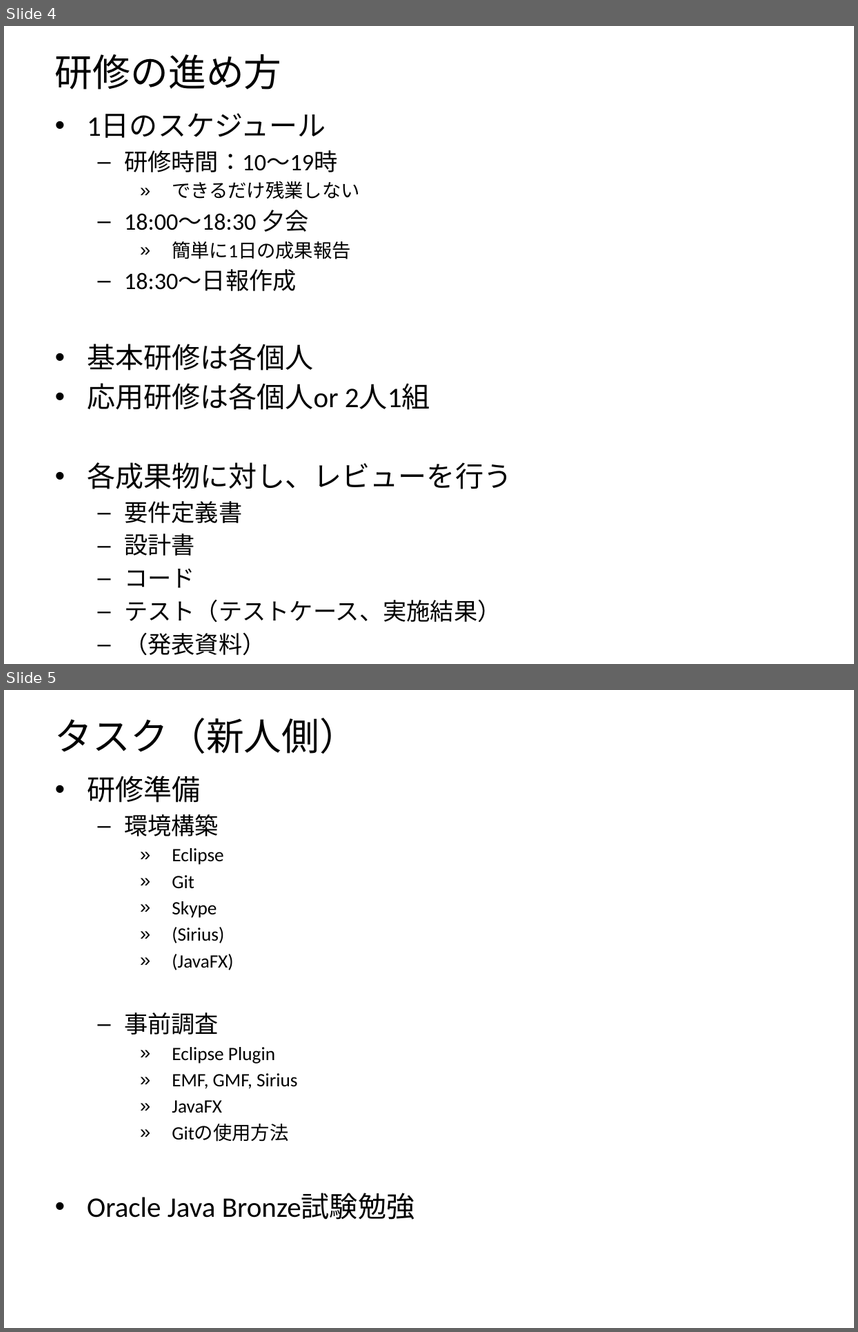
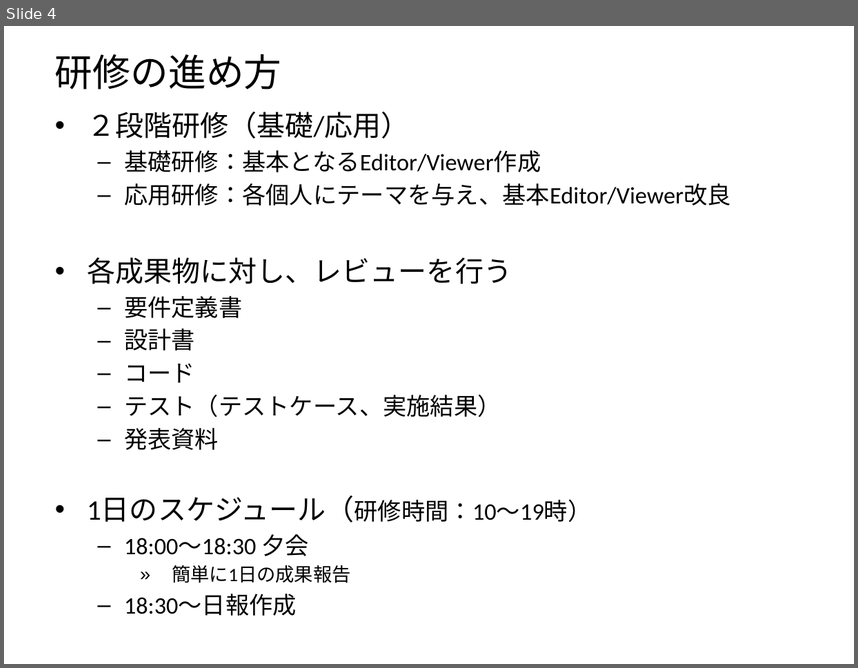
Before and after one commit to N-Saito/Training, a slide deck: 新人研修.pptx. Shown one above the other, each under a label of ours: slides 4 and 5 before the commit, slide 4 after it. The pictures are 858x1332 and 858x668 pixels, drawn with LibreOffice and Linux fonts; fonts in the diff are those of the drawing. Boxes give left, top, right and bottom in pixels: in the first picture for what was removed or moved away, otherwise in the second. Text is boxed around its words. In the diff, an @@ line names an element or a change of style, - is before the commit and + after.

```diff
--- a/新人研修.pptx
+++ b/新人研修.pptx
@@ slide 5 removed at (x1=4, y1=690, x2=854, y2=1328), background #FFFFFF @@
@@ title removed at (x1=55, y1=718, x2=357, y2=753) @@
-タスク（新人側）
@@ text removed at (x1=87, y1=776, x2=415, y2=1219) @@
-• 研修準備
-  – 環境構築
-    » Eclipse
-    » Git
-    » Skype
-    » (Sirius)
-    » (JavaFX)
-  – 事前調査
-    » Eclipse Plugin
-    » EMF, GMF, Sirius
-    » JavaFX
-    » Gitの使用方法
-• Oracle Java Bronze試験勉強
@@ slide 4 changed as well @@
@@ text at (x1=87, y1=112, x2=731, y2=205): text changed @@
-• 1日のスケジュール
-  – 研修時間：10～19時
-    » できるだけ残業しない
-  – 18:00～18:30 夕会
-    » 簡単に1日の成果報告
-  – 18:30～日報作成
-• 基本研修は各個人
-• 応用研修は各個人or 2人1組
+• ２段階研修（基礎/応用）
+  – 基礎研修：基本となるEditor/Viewer作成
+  – 応用研修：各個人にテーマを与え、基本Editor/Viewer改良
@@ text at (x1=87, y1=428, x2=592, y2=615): text changed @@
-  – （発表資料）
+  – 発表資料
+• 1日のスケジュール（研修時間：10～19時）
+  – 18:00～18:30 夕会
+    » 簡単に1日の成果報告
+  – 18:30～日報作成
```
Also in this commit, not shown: 6 other slides changed, 2 other slides removed.
